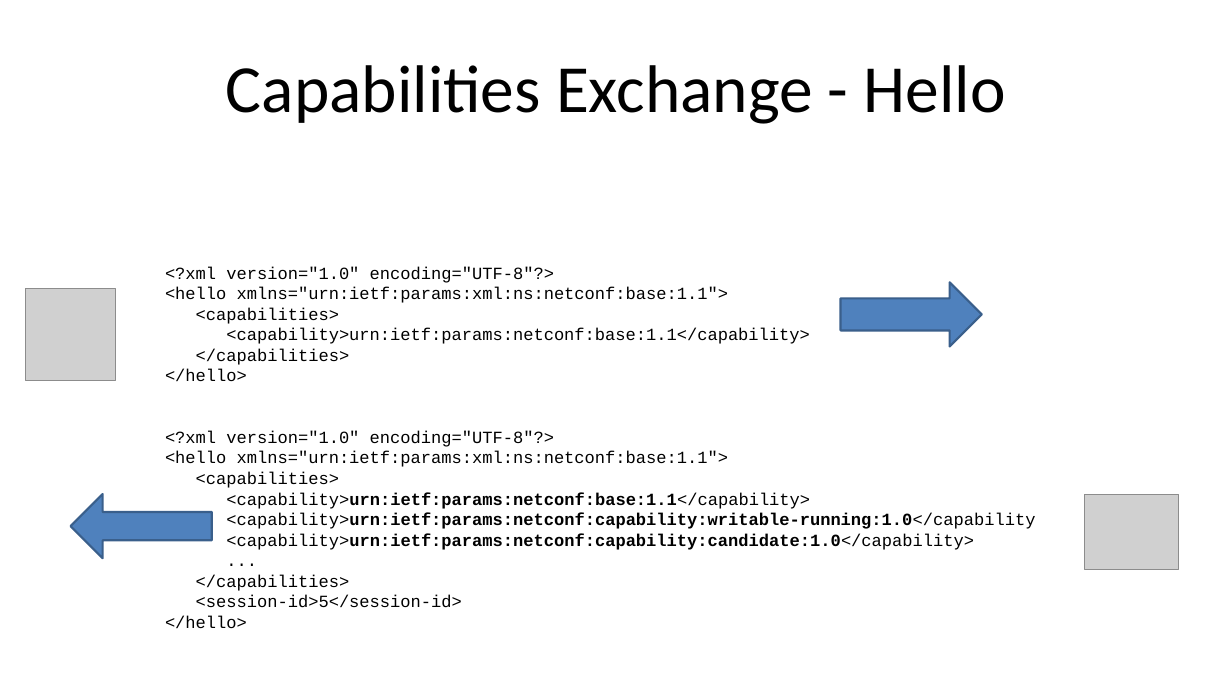
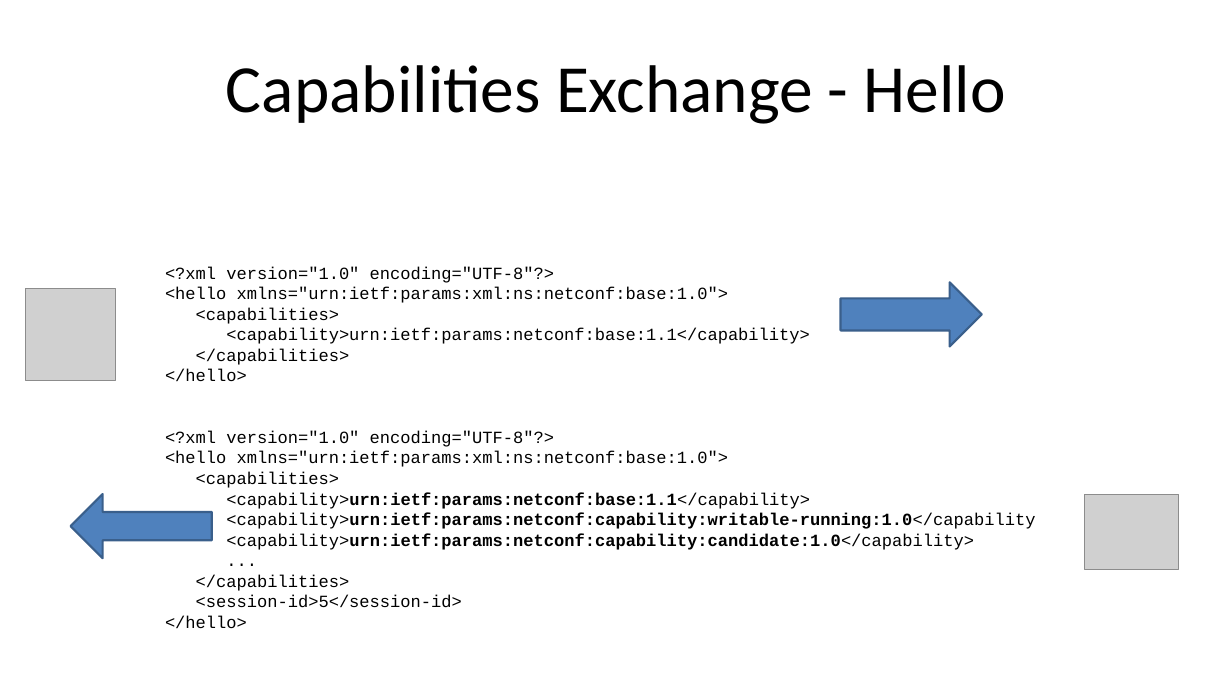
Before and after one commit to cmoberg/netconf-yang-training, a slide deck: slide 6 of slides/module-3-netconf.pptx. Drawn at 1232x693 pixels with LibreOffice and Linux fonts; fonts in the diff are those of the drawing; grey boxes stand for pictures. Boxes give left, top, right and bottom in pixels: in the first picture for what was removed or moved away, otherwise in the second. Text is boxed around its words. In the diff, an @@ line names an element or a change of style, - is before the commit and + after.

```diff
--- a/slides/module-3-netconf.pptx
+++ b/slides/module-3-netconf.pptx
@@ text at (165,287,728,303): text changed @@
-<hello xmlns="urn:ietf:params:xml:ns:netconf:base:1.1">
+<hello xmlns="urn:ietf:params:xml:ns:netconf:base:1.0">
@@ text at (165,451,728,467): text changed @@
-<hello xmlns="urn:ietf:params:xml:ns:netconf:base:1.1">
+<hello xmlns="urn:ietf:params:xml:ns:netconf:base:1.0">
```
Also in this commit, not shown: 9 other slides changed, 11 other files.
